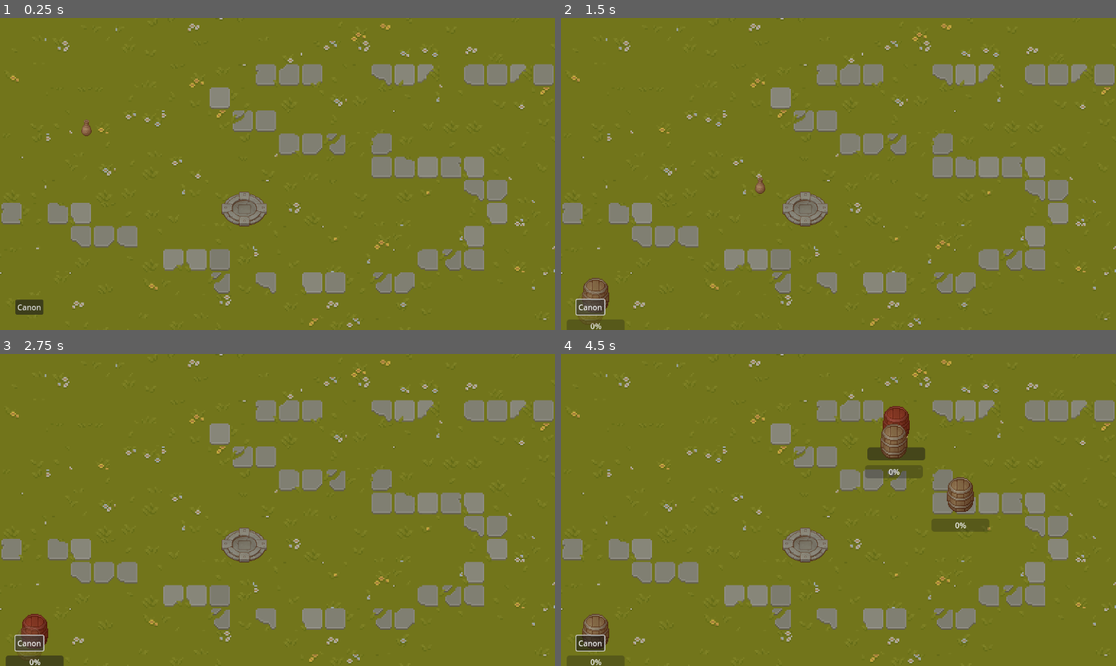
Above: before the commit, frames 1-4 (two rows, left to right).
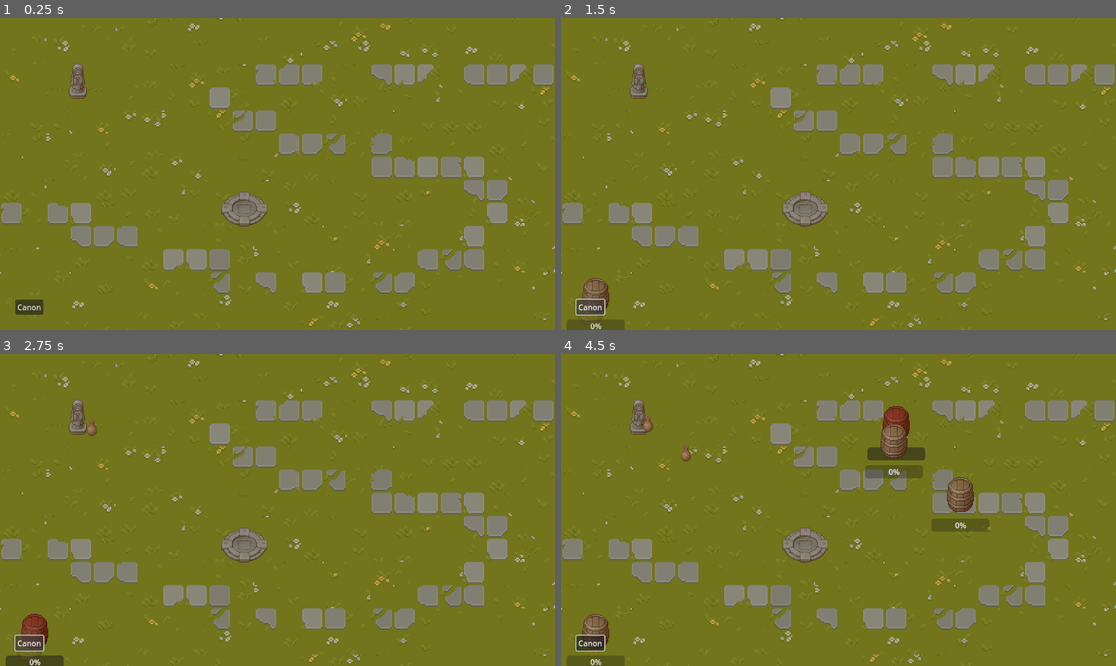
Above: after the commit, the same moments.

Repository: Kinsteen/tower-defense
Game: Godot game, scene res://Main.tscn
Same seed, same stepped clock (60 frames per second), same inputs: the game is played once before the commit and once after it.
Inputs (mouse positions are in pixels of both pictures, inside the frame that each line leads up to):
- Up to frame 1 (0.25 s): no input
- Up to frame 2 (1.5 s): click "Canon" at 0.5 s; click "Canon" at 1.25 s
- Up to frame 3 (2.75 s): click "Canon" at 2 s
- Up to frame 4 (4.5 s): tap Enter at 2.75 s; move the mouse to (960, 494) at 2.77 s; hold Shift 2.78-3.5 s; click (960, 494) at 2.92 s; drag from (727, 525) to (810, 572) at 3.52 s; tap Space at 4.25 s; move the mouse to (894, 441) at 4.27 s; tap Ctrl at 4.35 s; click (894, 441) at 4.42 s

The runs differ from the first frame. In frame 1, 0.3% of the frame differs, in the area x 12-17%, y 14-38%; in frame 2, 0.3%; in frame 3, 0.3%; in frame 4, 0.4%, in the area x 12-24%, y 14-35%.

Commit message:
Add a simple enemy spawner
However, it is not yet customizable, and spawns enemy forever.

Closes #5

Diff:
--- a/prefabs/Enemy.gd
+++ b/prefabs/Enemy.gd
@@ -2,15 +2,16 @@
 
 @export var HP : int = 30
 @export var DAMAGE : int = 10
-@export var goal : Node2D = null
+@export var GOAL : Node2D = null
+@export var SPEED : int = 50
 
 func _ready():
-	assert(goal != null)
+	assert(GOAL != null)
 
 func _physics_process(delta):
-	if goal:
-		var target = goal.position
-		var new_position = position.move_toward(target, 500)
+	if GOAL:
+		var target = GOAL.position
+		var new_position = position.move_toward(target, SPEED)
 		velocity = new_position - position
 	else:
 		velocity.x = 0
@@ -23,6 +24,6 @@
 		queue_free()
 
 func _on_area_2d_body_entered(body):
-	if body.has_method("take_damage") and body == goal:
+	if body.has_method("take_damage") and body == GOAL:
 		body.take_damage(DAMAGE)
 		queue_free()
--- /dev/null
+++ b/prefabs/EnemySpawner.gd
@@ -0,0 +1,18 @@
+extends Sprite2D
+
+@export var ENEMY_SCENE : PackedScene = null
+@export var GOAL : Node2D = null
+
+func _ready():
+	assert(ENEMY_SCENE != null)
+	assert(GOAL != null)
+	$Timer.start(2)
+
+func _on_timer_timeout():
+	var enemy_entity = ENEMY_SCENE.instantiate()
+
+	enemy_entity.HP = 30
+	enemy_entity.DAMAGE = 10
+	enemy_entity.GOAL = GOAL
+
+	add_child(enemy_entity)
--- /dev/null
+++ b/prefabs/EnemySpawner.tscn
@@ -0,0 +1,14 @@
+[gd_scene load_steps=3 format=3 uid="uid://du74pr5a0rqm"]
+
+[ext_resource type="Texture2D" uid="uid://x2giw2kavaqu" path="res://textures/props.png" id="1_mljlm"]
+[ext_resource type="Script" path="res://prefabs/EnemySpawner.gd" id="2_irint"]
+
+[node name="EnemySpawner" type="Sprite2D"]
+texture = ExtResource("1_mljlm")
+region_enabled = true
+region_rect = Rect2(440, 16, 48, 80)
+script = ExtResource("2_irint")
+
+[node name="Timer" type="Timer" parent="."]
+
+[connection signal="timeout" from="Timer" to="." method="_on_timer_timeout"]
--- a/scenes/GameScene.tscn
+++ b/scenes/GameScene.tscn
@@ -1,9 +1,10 @@
-[gd_scene load_steps=5 format=3 uid="uid://bfoo1xws3rdfg"]
+[gd_scene load_steps=6 format=3 uid="uid://bfoo1xws3rdfg"]
 
 [ext_resource type="Script" path="res://scenes/GameScene.gd" id="1_ka14l"]
 [ext_resource type="TileSet" uid="uid://cia0akvspfnce" path="res://tilesets/ground.tres" id="1_r86nc"]
-[ext_resource type="PackedScene" path="res://prefabs/Enemy.tscn" id="3_5vjwr"]
+[ext_resource type="PackedScene" uid="uid://0svqt5yqvdk3" path="res://prefabs/Enemy.tscn" id="3_5vjwr"]
 [ext_resource type="PackedScene" path="res://prefabs/Goal.tscn" id="3_qi0w6"]
+[ext_resource type="PackedScene" uid="uid://du74pr5a0rqm" path="res://prefabs/EnemySpawner.tscn" id="5_3u8vq"]
 
 [node name="GameScene" type="Node2D"]
 script = ExtResource("1_ka14l")
@@ -17,6 +18,7 @@
 [node name="Goal" parent="." instance=ExtResource("3_qi0w6")]
 position = Vector2(507, 396)
 
-[node name="Enemy" parent="." node_paths=PackedStringArray("goal") instance=ExtResource("3_5vjwr")]
-position = Vector2(86, 180)
-goal = NodePath("../Goal")
+[node name="EnemySpawner" parent="." node_paths=PackedStringArray("GOAL") instance=ExtResource("5_3u8vq")]
+position = Vector2(162, 130)
+ENEMY_SCENE = ExtResource("3_5vjwr")
+GOAL = NodePath("../Goal")
Not shown: 1 places in prefabs/Enemy.tscn that only renumber resources
